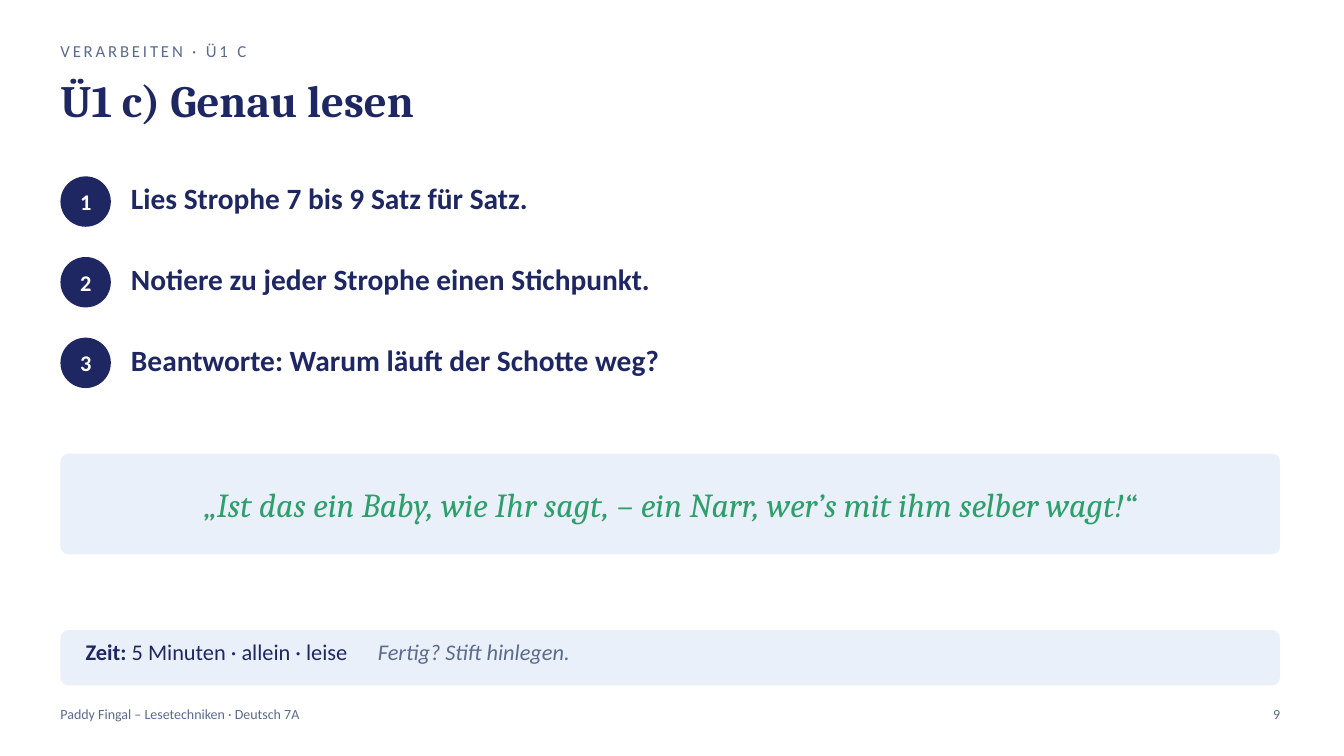
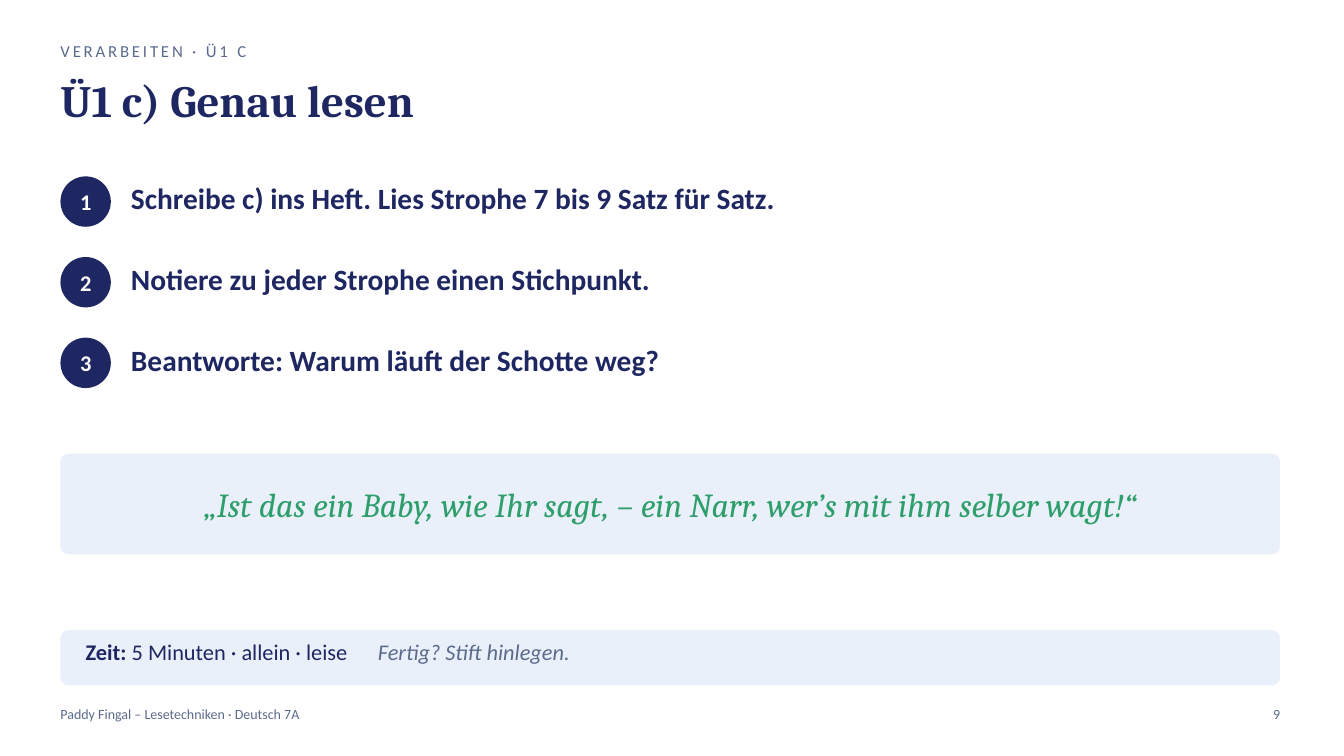
Before and after one commit to golzkonstantin-gif/Schule, a slide deck: slide 9 of Deutsch_7A/Balladen/Woche1/Praesentation_Paddy_Fingal_Lesetechniken.pptx. Drawn at 1344x756 pixels with LibreOffice and Linux fonts; fonts in the diff are those of the drawing. Boxes give left, top, right and bottom in pixels: in the first picture for what was removed or moved away, otherwise in the second. Text is boxed around its words. In the diff, an @@ line names an element or a change of style, - is before the commit and + after.

```diff
--- a/Deutsch_7A/Balladen/Woche1/Praesentation_Paddy_Fingal_Lesetechniken.pptx
+++ b/Deutsch_7A/Balladen/Woche1/Praesentation_Paddy_Fingal_Lesetechniken.pptx
@@ text at bbox=[131, 187, 775, 214]: text changed @@
-Lies Strophe 7 bis 9 Satz für Satz.
+Schreibe c) ins Heft. Lies Strophe 7 bis 9 Satz für Satz.
```
Also in this commit, not shown: 3 other slides changed, 21 other files.
